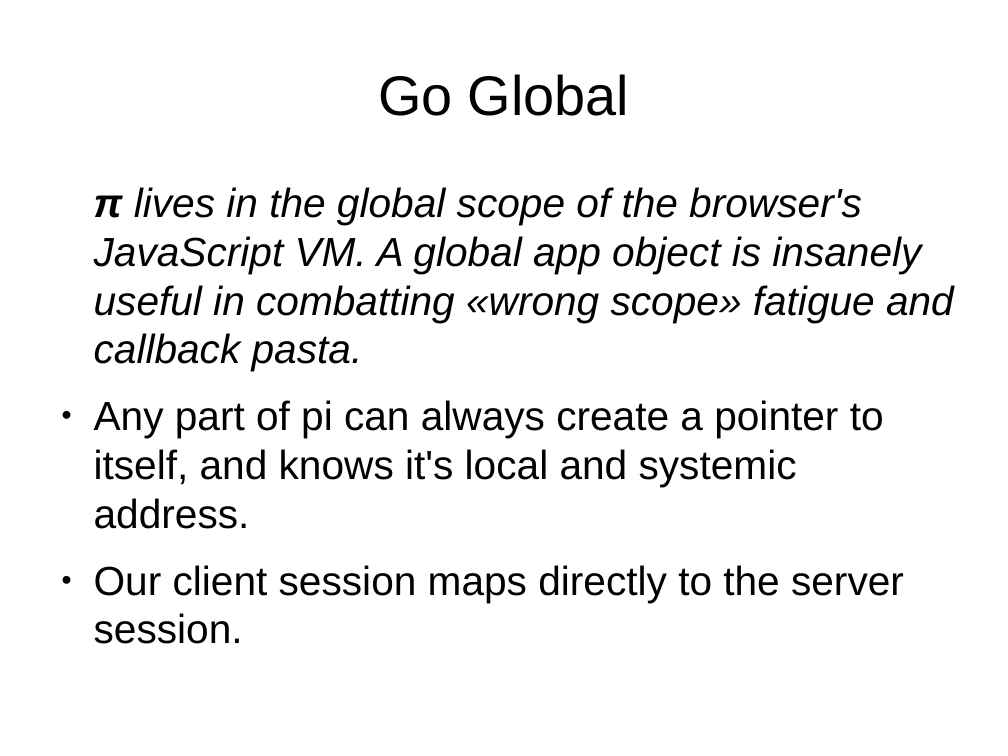
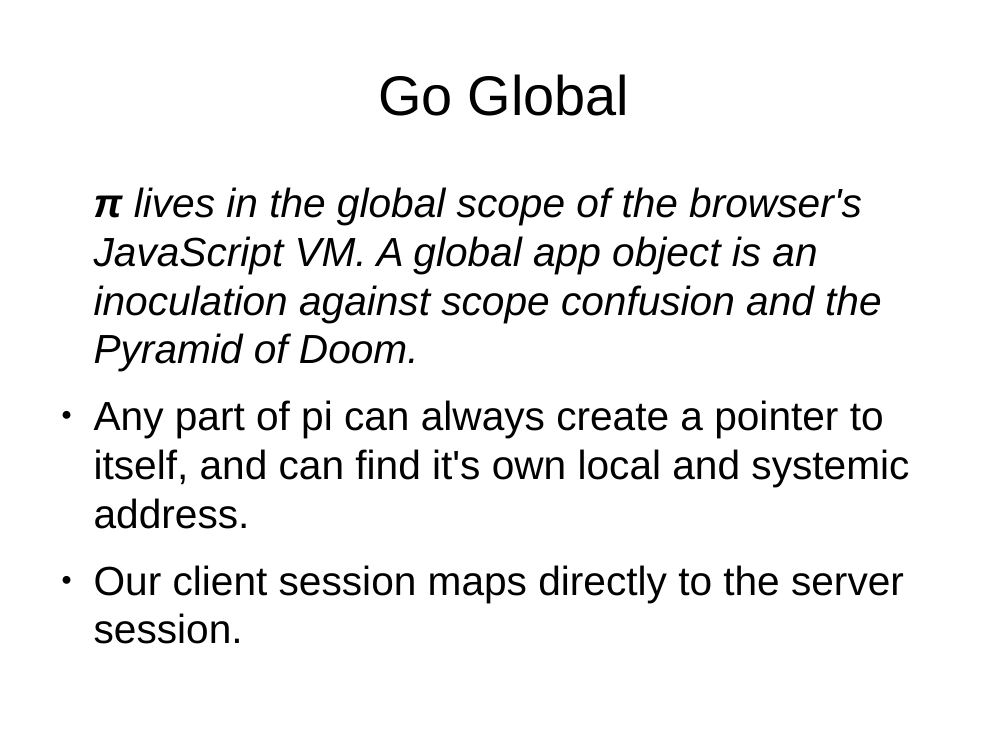
Before and after one commit to fillefrans/pi, a slide deck: slide 26 of doc/tech-presentation-sep-2013.odp. Drawn at 1008x756 pixels with LibreOffice and Linux fonts; fonts in the diff are those of the drawing. Boxes give left, top, right and bottom in pixels: in the first picture for what was removed or moved away, otherwise in the second. Text is boxed around its words. In the diff, an @@ line names an element or a change of style, - is before the commit and + after.

```diff
--- a/doc/tech-presentation-sep-2013.odp
+++ b/doc/tech-presentation-sep-2013.odp
@@ text at [94, 187, 909, 529]: text changed @@
-π lives in the global scope of the browser's JavaScript VM. A global app object is insanely useful in combatting «wrong scope» fatigue and callback pasta.
-● Any part of pi can always create a pointer to itself, and knows it's local and systemic address.
+π lives in the global scope of the browser's JavaScript VM. A global app object is an inoculation against scope confusion and the Pyramid of Doom.
+● Any part of pi can always create a pointer to itself, and can find it's own local and systemic address.
```
Also in this commit, not shown: 13 other slides changed, 2 slides added, 3 slides removed, 14 other files.
